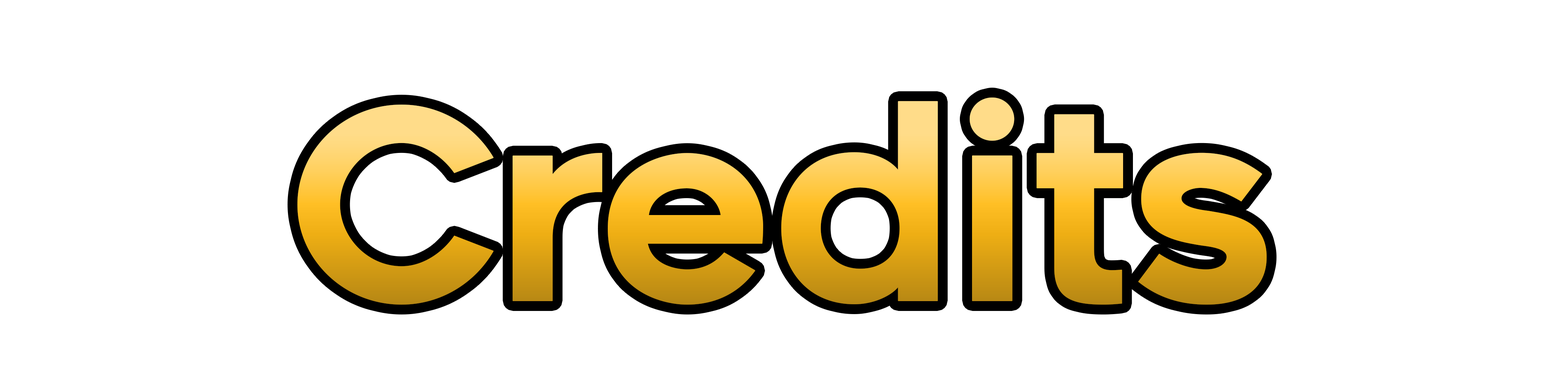
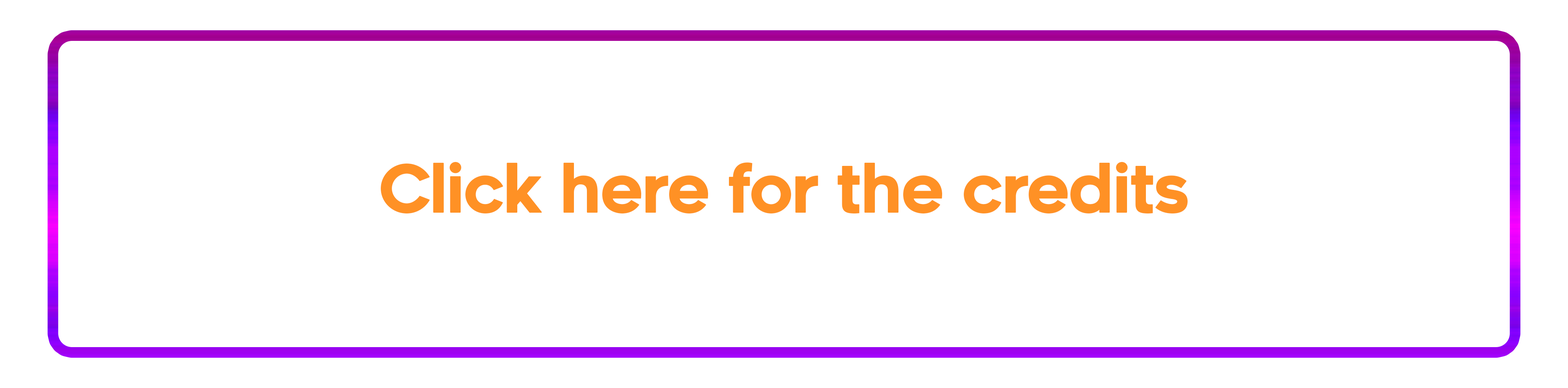
Revision of a layered (1568, 388) image; what changed, layer by layer:
renamed "Credits" to "Click here for the credits", painted on it over [297, 97, 1267, 305]
added layer "Rectangle 1" over [58, 40, 1510, 348]
